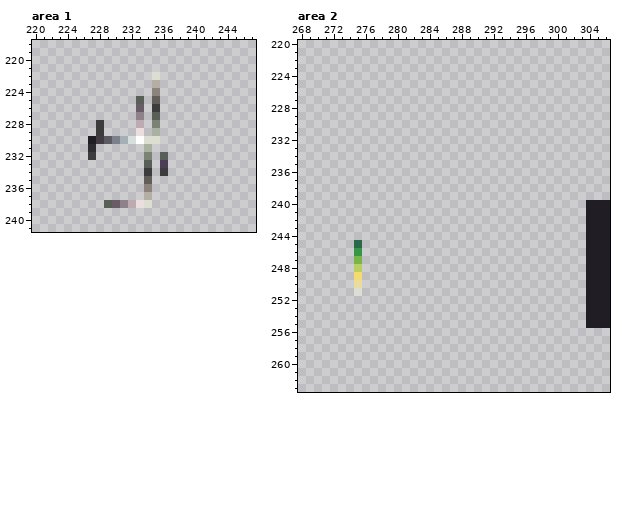
A pixel-art file gets an edit: player/sprites/scene.aseprite. The first picture shows the starting point.
480x270 pixels, 1 frame. Colours within 5 levels of each other are drawn and written as one. Shown: area 1: x 220..247, y 218..241; area 2: x 268..306, y 220..263.
The same view after the edit:
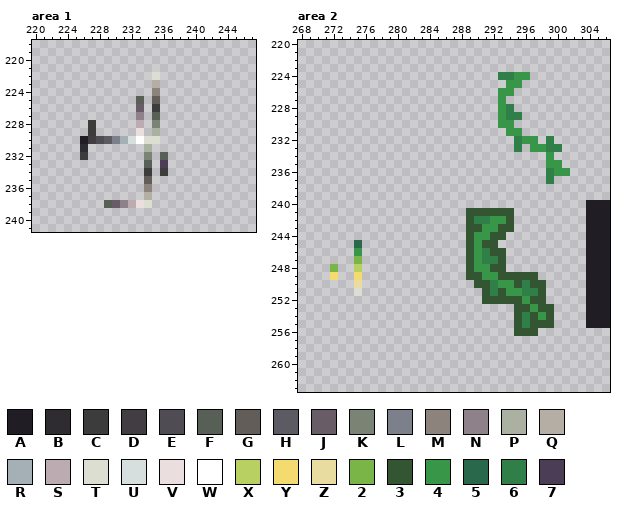
Palette (. is transparent): A #211d25  B #2e2c30  C #3c3c3c  D #413d42  E #4f4c53  F #585f57  G #635d5a  H #5c5b63  J #685d66  K #7b8375  L #7c808b  M #8d837d  N #8f8189  P #aab1a1  Q #b4aea4  R #a5b0b6  S #bcacb1  T #dcded1  U #d6dede  V #eadedf  W #ffffff  X #b8cf61  Y #f3db6f  Z #e8dca0  2 #79b547  3 #345531  4 #379648  5 #29684a  6 #307f49  7 #4c3d57
Edits made:
Area 1:
The edit adds colour A in row 230 at x 226.
The edit adds colour B in row 231 at x 226.
The edit adds colour C in rows 228 to 229 at x 227; in row 232 at x 226.
Colour A gives way to colour D in row 230 at x 227.
Colour D gives way to colour E in row 230 at x 228.
Colour B is removed in row 231 at x 227.
Colour C is removed in rows 228 to 229 at x 228; in row 232 at x 227.
Area 2:
The edit adds colour 2 in row 248 at x 272.
The edit adds colour 3 in row 241 at x 289 to 294; in row 242 at x 289 and 294; in row 243 at x 289 to 290 and 293 to 294; in row 244 at x 289 and 292 to 293; in row 245 at x 289 and 291 to 292; in row 246 at x 289 and 292 to 293.
The edit adds colour 3 in row 247 at x 289 and 293; in row 248 at x 289 and 292 to 293; in row 249 at x 289 to 290 and 293 to 297; in row 250 at x 290 to 291, 295 and 297 to 298; in row 251 at x 291, 293 and 298; in row 252 at x 291 to 295 and 297 to 298.
The edit adds colour 3 in row 253 at x 295 to 296 and 298 to 299; in row 254 at x 295, 297 and 299; in row 255 at x 295 and 297 to 299; in row 256 at x 295 to 297.
The edit adds colour 4 in row 224 at x 295 to 296; in row 225 at x 294 to 295; in row 226 at x 293 to 294; in rows 227 to 229 at x 293; in row 230 at x 293 to 294; in row 231 at x 294 to 295.
The edit adds colour 4 in row 232 at x 296 to 297; in row 233 at x 297 to 298; in row 234 at x 299; in row 235 at x 299 to 300; in row 236 at x 300 to 301; in row 242 at x 292 to 293.
The edit adds colour 4 in row 243 at x 291 to 292; in row 244 at x 290 to 291; in rows 245 to 247 at x 290; in row 248 at x 290 to 291; in row 249 at x 291 to 292; in row 250 at x 293 to 294.
The edit adds colour 4 in row 251 at x 294 to 295; in row 252 at x 296; in row 253 at x 297; in row 254 at x 298.
The edit adds colour 6 in row 224 at x 293 to 294; in row 228 at x 294; in row 229 at x 294 to 295; in row 232 at x 295 and 299; in row 233 at x 295 and 299 to 300; in rows 236 to 237 at x 299.
The edit adds colour 6 in row 242 at x 290 to 291; in row 246 at x 291; in row 247 at x 291 to 292; in row 250 at x 292 and 296; in row 251 at x 292 and 296 to 297; in rows 254 to 255 at x 296.
The edit adds colour Y in row 249 at x 272.
